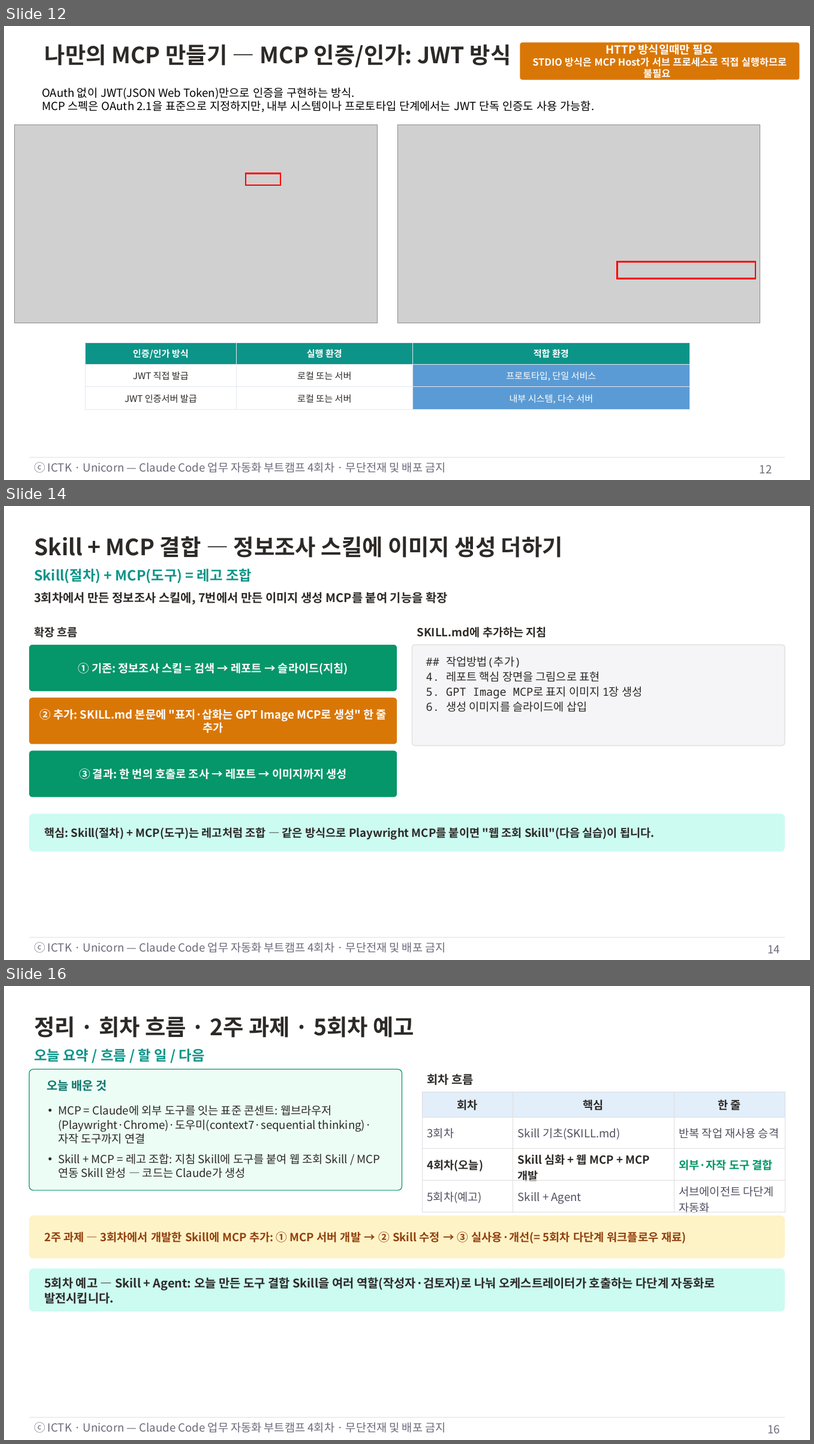
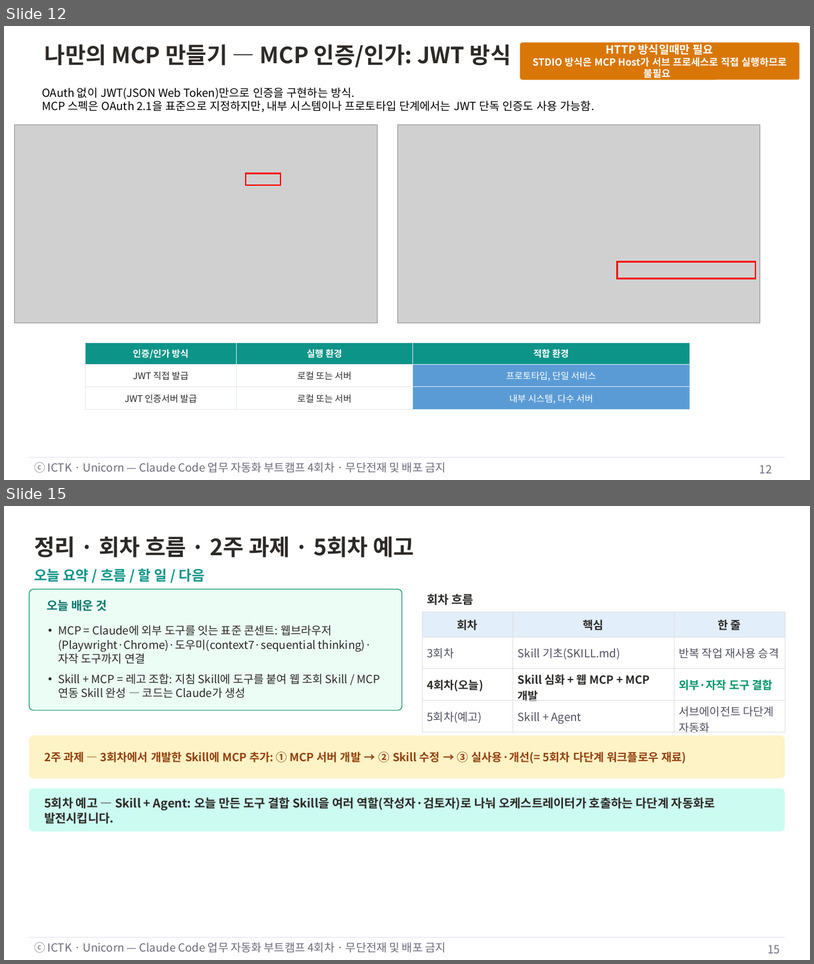
Before and after one commit to unicorn-campus/ai-automation, a slide deck: decks/04-skill-advanced-mcp/4회차-Skill심화-웹MCP-MCP개발.pptx. Shown one above the other, each under a label of ours: slides 12, 14 and 16 before the commit, slides 12 and 15 after it; the slides between them are not shown. The pictures are 814x1444 and 814x964 pixels, drawn with LibreOffice and Linux fonts; fonts in the diff are those of the drawing; grey boxes stand for pictures. Boxes give left, top, right and bottom in pixels: in the first picture for what was removed or moved away, otherwise in the second. Text is boxed around its words. In the diff, an @@ line names an element or a change of style, - is before the commit and + after.

```diff
--- a/decks/04-skill-advanced-mcp/4회차-Skill심화-웹MCP-MCP개발.pptx
+++ b/decks/04-skill-advanced-mcp/4회차-Skill심화-웹MCP-MCP개발.pptx
@@ slide 14 removed at [4,506,810,960], background #FFFFFF; not listed: 2 template elements that a slide beside it also shows @@
@@ text removed at [34,536,563,558] @@
-Skill + MCP 결합 — 정보조사 스킬에 이미지 생성 더하기
@@ text removed at [34,568,252,583] @@
-Skill(절차) + MCP(도구) = 레고 조합
@@ text removed at [34,592,448,604] @@
-3회차에서 만든 정보조사 스킬에, 7번에서 만든 이미지 생성 MCP를 붙여 기능을 확장
@@ text removed at [34,627,78,637] @@
-확장 흐름
@@ text removed at [417,627,547,637] @@
-SKILL.md에 추가하는 지침
@@ rounded rectangle removed at [29,645,397,691] @@
@@ rounded rectangle removed at [412,645,785,745] @@
@@ text removed at [78,663,348,675] @@
-① 기존: 정보조사 스킬 = 검색 → 레포트 → 슬라이드(지침)
@@ text removed at [426,656,642,712] @@
-## 작업방법(추가)
-4. 레포트 핵심 장면을 그림으로 표현
-5. GPT Image MCP로 표지 이미지 1장 생성
-6. 생성 이미지를 슬라이드에 삽입
@@ rounded rectangle removed at [29,697,397,744] @@
@@ text removed at [39,706,387,733] @@
-② 추가: SKILL.md 본문에 "표지·삽화는 GPT Image MCP로 생성" 한 줄 추가
@@ rounded rectangle removed at [29,750,397,797] @@
@@ text removed at [79,768,347,779] @@
-③ 결과: 한 번의 호출로 조사 → 레포트 → 이미지까지 생성
@@ rounded rectangle removed at [29,813,785,851] @@
@@ text removed at [44,827,654,840] @@
-핵심: Skill(절차) + MCP(도구)는 레고처럼 조합 — 같은 방식으로 Playwright MCP를 붙이면 "웹 조회 Skill"(다음 실습)이 됩니다.
@@ page number removed at [768,945,780,953] @@
-14
@@ what was slide 16 is now slide 15 @@
@@ page number at [768,945,780,953]: text changed @@
-16
+15
```
Also in this commit, not shown: 2 slides changed, 2 other files.
